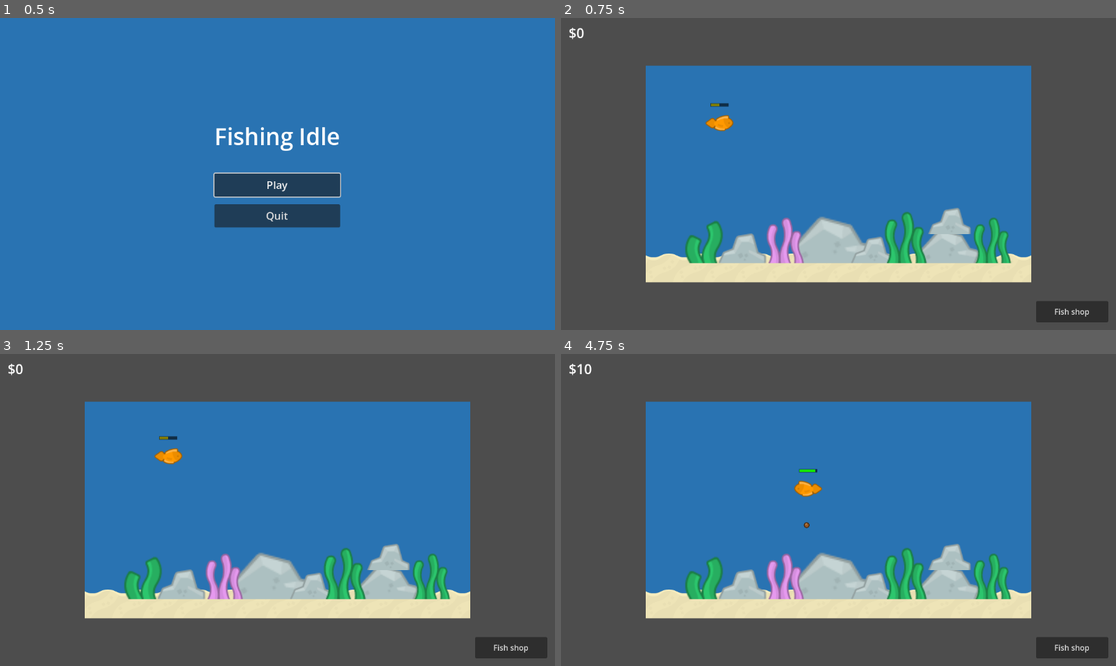
Above: before the commit, frames 1-4 (two rows, left to right).
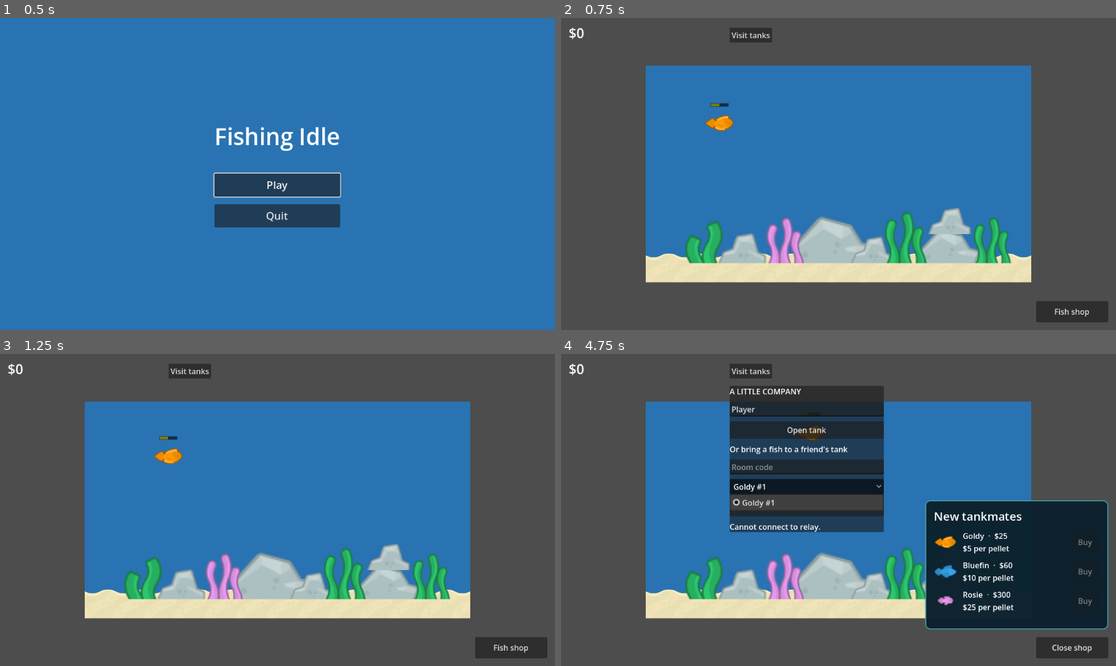
Above: after the commit, the same moments.

Repository: dilllxd/zachanddylangame
Game: Godot game, scene res://scenes/ui/TitleScreen.tscn
Two runs of this game, one before a commit and one after it. Both use one fixed random seed, a clock stepped at 60 frames per second and the inputs below.
Inputs (mouse positions are in pixels of both pictures, inside the frame that each line leads up to):
- Up to frame 1 (0.5 s): no input
- Up to frame 2 (0.75 s): click "Play" at 0.5 s
- Up to frame 3 (1.25 s): no input
- Up to frame 4 (4.75 s): click "Fish shop" at 1.25 s; click "Close shop" (after the commit: "Visit tanks") at 2 s; click (805, 428) at 2.75 s, where only the run after the commit has a clickable "Open tank"; click (805, 506) at 3.5 s, where only the run after the commit has a clickable "Visit with selected fish"; click (805, 488) at 4.25 s, where only the run after the commit has a clickable "Goldy #1"

Frame 1 is identical in both runs. In frame 2, 0.3% of the frame differs, in the area x 30-39%, y 3-8%; in frame 3, 0.3%; in frame 4, 27%, in the area x 2-99%, y 3-96%.

Commit message:
Add room-code tank visiting, guest feeding, tips and durable fish gifts

Diff:
--- a/autoload/GameState.gd
+++ b/autoload/GameState.gd
@@ -2,6 +2,10 @@
 extends Node
 
 var money: int = 0
+var tank_id: String = ""
+var gift_outbox: Dictionary = {}
+var gift_receipts: Dictionary = {}
+var player_name: String = "Player"
 
 func _ready() -> void:
 	Events.fish_fed.connect(_on_fish_fed)
--- /dev/null
+++ b/autoload/Net.gd
@@ -0,0 +1,347 @@
+extends Node
+## Room transport and host-authoritative simulation. No high-level RPC or remote code.
+signal changed
+const FISH := preload("res://scenes/fish/Fish.tscn")
+var relay_url := "ws://40.160.53.64:42067/"
+var mode := ""
+var code := ""
+var status := ""
+var socket: WebSocketPeer
+var _request: Dictionary = {}
+var _elapsed := 0.0
+var _snapshot_time := 0.0
+var _selected: Node
+var _guests: Dictionary = {}
+var _view: Node2D
+var _visuals: Dictionary = {}
+var _gift_wait := false
+var _host_id := ""
+var _retry_time := 0.0
+
+func _ready() -> void:
+	process_mode = Node.PROCESS_MODE_ALWAYS
+
+func tank() -> Node:
+	return get_tree().get_first_node_in_group("tank")
+
+func visiting() -> bool:
+	return mode == "visitor"
+
+func set_player_name(value: String) -> void:
+	GameState.player_name = value.strip_edges().left(24)
+	if GameState.player_name.is_empty():
+		GameState.player_name = "Player"
+	SaveManager.save_game()
+
+func open_tank() -> void:
+	if mode.is_empty() and tank() != null:
+		SaveManager.save_game()
+		_connect({"op": "host"}, "hosting")
+
+func visit(room: String, fish: Node) -> void:
+	if not mode.is_empty() or tank() == null:
+		return
+	var pending := not GameState.gift_outbox.is_empty()
+	if not pending and (not is_instance_valid(fish) or fish.get_parent() != tank().get_node("Fishes")):
+		return
+	_selected = fish
+	code = room.strip_edges().to_upper()
+	_connect({"op": "join", "code": code, "name": GameState.player_name,
+		"fish": {"data": GameState.gift_outbox.data if pending else fish.data.resource_path,
+		"fullness": 1.0 if pending else fish.fullness}}, "joining")
+
+func _connect(request: Dictionary, next_mode: String) -> void:
+	socket = WebSocketPeer.new()
+	_request = request
+	mode = next_mode
+	_elapsed = 0.0
+	status = "Connecting..."
+	if socket.connect_to_url(relay_url) != OK:
+		leave("Cannot connect to relay.")
+	changed.emit()
+
+func _send(message: Dictionary) -> void:
+	if socket != null and socket.get_ready_state() == WebSocketPeer.STATE_OPEN:
+		socket.send_text(JSON.stringify(message))
+
+func _to_guest(id: String, body: Dictionary) -> void:
+	_send({"op": "send", "to": id, "body": body})
+
+func _to_host(body: Dictionary) -> void:
+	_send({"op": "send", "body": body})
+
+func _process(delta: float) -> void:
+	if socket == null:
+		return
+	socket.poll()
+	_elapsed += delta
+	if socket.get_ready_state() == WebSocketPeer.STATE_OPEN:
+		if not _request.is_empty():
+			_send(_request)
+			_request = {}
+		while socket != null and socket.get_available_packet_count() > 0:
+			var message: Variant = JSON.parse_string(socket.get_packet().get_string_from_utf8())
+			if message is Dictionary:
+				_receive(message)
+	elif socket.get_ready_state() == WebSocketPeer.STATE_CLOSED:
+		leave("Disconnected. Back in your tank.")
+		return
+	if mode in ["joining", "hosting"] and _elapsed > 10.0:
+		leave("Connection timed out.")
+		return
+	if mode == "host":
+		if tank() == null:
+			leave()
+			return
+		_snapshot_time += delta
+		if _snapshot_time >= 0.1:
+			_snapshot_time = 0.0
+			_send({"op": "broadcast", "body": _snapshot()})
+	if visiting() and not GameState.gift_outbox.is_empty() and str(GameState.gift_outbox.get("host", "")) == _host_id:
+		_retry_time += delta
+		if _retry_time >= 1.0:
+			_retry_time = 0.0
+			_to_host({"op": "gift", "transfer": GameState.gift_outbox})
+	if visiting() and is_instance_valid(_view) and not get_tree().paused:
+		for visual in _visuals.values():
+			visual.position = visual.position.lerp(visual.get_meta("target"), minf(delta * 15.0, 1.0))
+
+func _receive(m: Dictionary) -> void:
+	match str(m.get("op", "")):
+		"hosted":
+			mode = "host"
+			code = str(m.get("code", ""))
+			status = "Tank open · " + code
+		"joined":
+			mode = "visitor"
+			status = "Visiting · " + code
+			_host_id = ""
+			_show_visit()
+		"arrival":
+			if mode == "host":
+				_arrival(m)
+		"departure":
+			_remove_guest(str(m.get("id", "")))
+		"message":
+			if mode == "host" and m.get("body") is Dictionary:
+				_host_message(str(m.get("id", "")), m.body)
+		"snapshot":
+			if visiting():
+				_render(m)
+		"earn":
+			if visiting() and m.get("amount") is float and is_finite(m.amount) and m.amount >= 0 and m.amount <= 10000:
+				GameState.add_money(int(m.amount))
+				SaveManager.save_game()
+		"gift_ack":
+			if visiting() and str(m.get("id", "")) == str(GameState.gift_outbox.get("id", "!")):
+				GameState.gift_outbox = {}
+				_gift_wait = false
+				SaveManager.save_game()
+				status = "Fish gifted!"
+		"closed", "error":
+			leave("Room error: " + str(m.get("code", "unknown")) if m.get("op") == "error" else "Tank closed. Back in your tank.")
+	changed.emit()
+
+func fish_data(path: Variant) -> FishData:
+	# Only shipped catalog resources. Never load arbitrary peer-supplied resources/scripts.
+	if not path is String or not path.begins_with("res://data/fish/") or "/" in path.trim_prefix("res://data/fish/") or not path.ends_with(".tres"):
+		return null
+	if not ResourceLoader.exists(path):
+		return null
+	return load(path) as FishData
+
+func _arrival(m: Dictionary) -> void:
+	var id := str(m.get("id", ""))
+	if _guests.has(id) or not m.get("fish") is Dictionary:
+		return
+	var data := fish_data(m.fish.get("data"))
+	if data == null:
+		return
+	var fish := FISH.instantiate()
+	fish.data = data
+	fish.set_meta("visitor", id)
+	fish.position = tank().navigator.random_open_point()
+	tank().get_node("Fishes").add_child(fish)
+	var fullness: Variant = m.fish.get("fullness", 1.0)
+	if SaveManager._number(fullness):
+		fish.fullness = clampf(float(fullness), 0.0, 1.0)
+	var label := Label.new()
+	label.text = str(m.get("name", "Player")).left(24)
+	label.position = Vector2(-32, -44)
+	fish.add_child(label)
+	_guests[id] = {"fish": fish, "name": label.text, "last_food": -1000}
+	_to_guest(id, _snapshot())
+
+func _remove_guest(id: String) -> void:
+	if not _guests.has(id):
+		return
+	var fish: Node = _guests[id].fish
+	if is_instance_valid(fish) and fish.has_meta("visitor"):
+		fish.get_parent().remove_child(fish)
+		fish.queue_free()
+	_guests.erase(id)
+
+func _host_message(id: String, body: Dictionary) -> void:
+	if not _guests.has(id) or tank() == null:
+		return
+	match str(body.get("op", "")):
+		"food":
+			if get_tree().paused or Time.get_ticks_msec() - _guests[id].last_food < 150:
+				return
+			var pos: Variant = body.get("position")
+			if not pos is Array or pos.size() != 2 or not SaveManager._number(pos[0]) or not SaveManager._number(pos[1]):
+				return
+			var point := Vector2(pos[0], pos[1])
+			if not tank().bounds.has_point(point):
+				return
+			_guests[id].last_food = Time.get_ticks_msec()
+			tank().drop_food(point, null, 1.0, id)
+		"gift":
+			var transfer: Variant = body.get("transfer")
+			if not transfer is Dictionary or str(transfer.get("host", "")) != GameState.tank_id:
+				return
+			var transaction := str(transfer.get("id", ""))
+			if transaction.length() != 32:
+				return
+			if GameState.gift_receipts.has(transaction):
+				_clear_guest_fish(id)
+				_to_guest(id, {"op": "gift_ack", "id": transaction})
+				return
+			var data := fish_data(transfer.get("data"))
+			if data == null:
+				return
+			var fish := FISH.instantiate()
+			fish.data = data
+			fish.position = tank().navigator.random_open_point()
+			tank().get_node("Fishes").add_child(fish)
+			GameState.gift_receipts[transaction] = true
+			SaveManager.save_game()
+			if not SaveManager.last_save_ok:
+				GameState.gift_receipts.erase(transaction)
+				fish.get_parent().remove_child(fish)
+				fish.queue_free()
+				return
+			# The visiting copy disappears; the new permanent fish belongs to the host.
+			_clear_guest_fish(id)
+			_to_guest(id, {"op": "gift_ack", "id": transaction})
+
+func _clear_guest_fish(id: String) -> void:
+	var guest: Node = _guests[id].fish
+	if is_instance_valid(guest) and guest.has_meta("visitor"):
+		guest.get_parent().remove_child(guest)
+		guest.queue_free()
+	_guests[id].fish = null
+
+func payout(fish: Node, amount: int, feeder: String) -> void:
+	var owner := str(fish.get_meta("visitor", ""))
+	if mode == "host" and not owner.is_empty():
+		_to_guest(owner, {"op": "earn", "amount": amount})
+	else:
+		Events.fish_fed.emit(fish, amount)
+		if mode == "host" and not feeder.is_empty():
+			_to_guest(feeder, {"op": "earn", "amount": roundi(amount * 0.2)})
+
+func request_food(point: Vector2) -> void:
+	_to_host({"op": "food", "position": [point.x, point.y]})
+
+func gift() -> void:
+	if not visiting() or not is_instance_valid(_selected) or _host_id.is_empty() or not GameState.gift_outbox.is_empty():
+		return
+	var fish: Node = _selected
+	var parent := fish.get_parent()
+	var transfer := {"id": Crypto.new().generate_random_bytes(16).hex_encode(),
+		"host": _host_id, "data": fish.data.resource_path}
+	# Durable outbox: remove locally and save BEFORE asking host to commit.
+	parent.remove_child(fish)
+	GameState.gift_outbox = transfer
+	SaveManager.save_game()
+	if not SaveManager.last_save_ok:
+		GameState.gift_outbox = {}
+		parent.add_child(fish)
+		status = "Could not save. Gift cancelled."
+		changed.emit()
+		return
+	fish.queue_free()
+	_selected = null
+	_gift_wait = true
+	_to_host({"op": "gift", "transfer": transfer})
+	status = "Sending gift..."
+	changed.emit()
+
+func _snapshot() -> Dictionary:
+	var fishes: Array = []
+	var pellets: Array = []
+	for fish in tank().get_node("Fishes").get_children():
+		fishes.append({"id": str(fish.get_instance_id()), "data": fish.data.resource_path,
+			"position": [fish.position.x, fish.position.y], "flip": fish.get_node("Sprite2D").flip_h,
+			"name": str(_guests.get(str(fish.get_meta("visitor", "")), {}).get("name", ""))})
+	for food in tank().get_node("Food").get_children():
+		if not food.is_queued_for_deletion():
+			pellets.append({"id": "p" + str(food.get_instance_id()), "position": [food.position.x, food.position.y]})
+	return {"op": "snapshot", "host": GameState.tank_id, "fish": fishes, "food": pellets}
+
+func _show_visit() -> void:
+	SaveManager.save_game()
+	for path in ["Fishes", "Food"]:
+		tank().get_node(path).hide()
+		tank().get_node(path).process_mode = Node.PROCESS_MODE_DISABLED
+	_view = Node2D.new()
+	tank().add_child(_view)
+
+func _render(m: Dictionary) -> void:
+	_host_id = str(m.get("host", ""))
+	if not is_instance_valid(_view) or not m.get("fish") is Array or not m.get("food") is Array:
+		return
+	var seen: Dictionary = {}
+	for entry in m.fish + m.food:
+		if not entry is Dictionary or not entry.get("position") is Array or entry.position.size() != 2:
+			continue
+		if not SaveManager._number(entry.position[0]) or not SaveManager._number(entry.position[1]):
+			continue
+		var id := str(entry.get("id", ""))
+		seen[id] = true
+		var point := Vector2(entry.position[0], entry.position[1])
+		if not _visuals.has(id):
+			var sprite := Sprite2D.new()
+			if id.begins_with("p"):
+				sprite.texture = preload("res://assets/food/pellet.png")
+			else:
+				var data := fish_data(entry.get("data"))
+				if data == null:
+					continue
+				sprite.texture = data.sprite
+				var label := Label.new()
+				label.text = str(entry.get("name", "")).left(24)
+				label.position = Vector2(-32, -44)
+				sprite.add_child(label)
+			sprite.position = point
+			_view.add_child(sprite)
+			_visuals[id] = sprite
+		_visuals[id].set_meta("target", point)
+		_visuals[id].flip_h = bool(entry.get("flip", false))
+	for id in _visuals.keys():
+		if not seen.has(id):
+			_visuals[id].queue_free()
+			_visuals.erase(id)
+
+func leave(message: String = "Back in your tank.") -> void:
+	if socket != null:
+		socket.close()
+		socket = null
+	for id in _guests.keys():
+		_remove_guest(id)
+	if is_instance_valid(_view):
+		_view.queue_free()
+	_view = null
+	_visuals.clear()
+	if visiting() and tank() != null:
+		for path in ["Fishes", "Food"]:
+			tank().get_node(path).show()
+			tank().get_node(path).process_mode = Node.PROCESS_MODE_INHERIT
+	mode = ""
+	code = ""
+	_selected = null
+	_gift_wait = false
+	status = message
+	SaveManager.save_game()
+	changed.emit()
--- a/autoload/SaveManager.gd
+++ b/autoload/SaveManager.gd
@@ -5,6 +5,7 @@
 
 # Tests can disable all disk access before instantiating Main.
 var enabled := true
+var last_save_ok := false
 var _loading := false
 var _timer: Timer
 
@@ -28,6 +29,7 @@
 		get_tree().quit()
 
 func save_game() -> void:
+	last_save_ok = false
 	if not enabled or _loading:
 		return
 	var tank := get_tree().get_first_node_in_group("tank")
@@ -37,6 +39,8 @@
 	_timer.stop()
 	var fish_records: Array = []
 	for fish in tank.get_node("Fishes").get_children():
+		if fish.has_meta("visitor"):
+			continue
 		if fish.data == null or fish.data.resource_path.is_empty():
 			push_warning("Cannot save fish without a FishData resource path.")
 			return
@@ -45,10 +49,16 @@
 			"fullness": fish.fullness,
 			"position": [fish.position.x, fish.position.y],
 		})
+	if GameState.tank_id.is_empty():
+		GameState.tank_id = Crypto.new().generate_random_bytes(16).hex_encode()
 	var record := {
 		"version": 1,
+		"tank_id": GameState.tank_id,
+		"gift_outbox": GameState.gift_outbox,
+		"gift_receipts": GameState.gift_receipts,
 		"saved_at": int(Time.get_unix_time_from_system()),
 		"money": GameState.money,
+		"player_name": GameState.player_name,
 		"fish": fish_records,
 	}
 	# Replace only after the complete JSON has been written successfully.
@@ -62,6 +72,8 @@
 	file.close()
 	if error != OK or DirAccess.rename_absolute(SAVE_PATH + ".tmp", SAVE_PATH) != OK:
 		push_warning("Could not finish saving game.")
+		return
+	last_save_ok = true
 
 # Called by Tank once its children are ready. False means use default Goldy.
 func load_tank(tank: Node2D) -> bool:
@@ -95,7 +107,11 @@
 			return false
 		resources.append(data)
 	_loading = true
+	GameState.tank_id = str(record.get("tank_id", ""))
+	GameState.gift_outbox = record.get("gift_outbox", {}) if record.get("gift_outbox", {}) is Dictionary else {}
+	GameState.gift_receipts = record.get("gift_receipts", {}) if record.get("gift_receipts", {}) is Dictionary else {}
 	GameState.money = int(record.money)
+	GameState.player_name = str(record.get("player_name", "Player")).left(24)
 	for i in record.fish.size():
 		var entry: Dictionary = record.fish[i]
 		var fish := FISH_SCENE.instantiate()
--- a/project.godot
+++ b/project.godot
@@ -20,6 +20,8 @@
 GameState="*uid://cc610u18gtf2m"
 SaveManager="*uid://m3rmubi2ii5q"
 
+Net="*res://autoload/Net.gd"
+
 [editor_plugins]
 
 enabled=PackedStringArray()
--- a/scenes/fish/Fish.gd
+++ b/scenes/fish/Fish.gd
@@ -68,8 +68,9 @@
 func eat(pellet: Node2D) -> void:
 	hunger.feed(pellet.nutrition())
 	var payout := roundi((data.pellet_value if data else 5) * pellet.payout_mult)
+	var feeder: String = pellet.feeder
 	pellet.eat()
 	bar.show_after_eating()
 	seeker.food_target = null
-	Events.fish_fed.emit(self, payout)
+	Net.payout(self, payout, feeder)
 	movement.pick_wander_target()
--- a/scenes/food/FoodPellet.gd
+++ b/scenes/food/FoodPellet.gd
@@ -1,6 +1,7 @@
 extends Node2D
 
 @export var sink_speed: float = 30.0
+var feeder: String = ""
 var food: FoodData
 var floor_y: float = 410.0  # set by Tank on spawn
 ## 1.0 = manual click, autofeeder will drop pellets with a lower multiplier
--- a/scenes/main/Main.tscn
+++ b/scenes/main/Main.tscn
@@ -4,6 +4,7 @@
 [ext_resource type="PackedScene" path="res://scenes/ui/HUD.tscn" id="2"]
 [ext_resource type="PackedScene" path="res://scenes/ui/PauseMenu.tscn" id="3"]
 [ext_resource type="PackedScene" path="res://scenes/ui/Shop.tscn" id="4"]
+[ext_resource type="PackedScene" path="res://scenes/ui/VisitMenu.tscn" id="5"]
 
 [node name="Main" type="Node" unique_id=101686412]
 
@@ -18,4 +19,6 @@
 
 [node name="Shop" parent="UI" unique_id=1250213258 instance=ExtResource("4")]
 
+[node name="VisitMenu" parent="UI" unique_id=1886720520 instance=ExtResource("5")]
+
 [node name="PauseMenu" parent="UI" unique_id=897635127 instance=ExtResource("3")]
--- a/scenes/tank/Tank.gd
+++ b/scenes/tank/Tank.gd
@@ -27,13 +27,17 @@
 	if event is InputEventMouseButton and event.pressed and event.button_index == MOUSE_BUTTON_LEFT:
 		var p := to_local(get_global_mouse_position())
 		if navigator.is_open(p):
-			drop_food(p)
+			if Net.visiting():
+				Net.request_food(p)
+			else:
+				drop_food(p)
 			get_viewport().set_input_as_handled()
 
-func drop_food(p: Vector2, food: FoodData = null, payout_mult: float = 1.0) -> void:
+func drop_food(p: Vector2, food: FoodData = null, payout_mult: float = 1.0, feeder: String = "") -> void:
 	var pellet = pellet_scene.instantiate()
 	pellet.position = p
 	pellet.food = food
+	pellet.feeder = feeder
 	pellet.payout_mult = payout_mult
 	pellet.floor_y = floor_at(p.x, p.y)
 	$Food.add_child(pellet)
@@ -41,6 +45,8 @@
 
 
 func _on_fish_bought(data: FishData) -> void:
+	if Net.visiting():
+		return
 	var fish := preload("res://scenes/fish/Fish.tscn").instantiate()
 	fish.data = data
 	fish.position = navigator.random_open_point()
--- a/scenes/ui/PauseMenu.gd
+++ b/scenes/ui/PauseMenu.gd
@@ -20,11 +20,13 @@
 	set_paused(false)
 
 func _on_title_pressed() -> void:
+	Net.leave()
 	SaveManager.save_game()
 	set_paused(false)
 	get_tree().change_scene_to_file("res://scenes/ui/TitleScreen.tscn")
 
 func _on_quit_pressed() -> void:
+	Net.leave()
 	SaveManager.save_game()
 	get_tree().paused = false
 	get_tree().quit()
--- a/scenes/ui/Shop.gd
+++ b/scenes/ui/Shop.gd
@@ -22,7 +22,7 @@
 
 func _process(_delta: float) -> void:
 	# Always processing keeps this hidden throughout pause, including external pauses.
-	visible = not get_tree().paused
+	visible = not get_tree().paused and not Net.visiting()
 
 func _toggle() -> void:
 	if not get_tree().paused:
@@ -56,7 +56,7 @@
 		_buttons[i].disabled = total < catalog[i].price
 
 func _buy(data: FishData) -> void:
-	if get_tree().paused or not catalog.has(data):
+	if get_tree().paused or Net.visiting() or not catalog.has(data):
 		return
 	if GameState.spend(data.price):
 		Events.fish_bought.emit(data)
--- /dev/null
+++ b/scenes/ui/VisitMenu.gd
@@ -0,0 +1,112 @@
+extends Control
+## Compact dock; selected fish is the one you bring and can permanently gift.
+var panel: PanelContainer
+var name_edit: LineEdit
+var room_edit: LineEdit
+var choices: OptionButton
+var state: Label
+var owned: Array[Node] = []
+var host_button: Button
+var join_button: Button
+var leave_button: Button
+var gift_button: Button
+var confirmation: ConfirmationDialog
+
+func _ready() -> void:
+	process_mode = Node.PROCESS_MODE_ALWAYS
+	mouse_filter = Control.MOUSE_FILTER_IGNORE
+	var toggle := Button.new()
+	toggle.text = "Visit tanks"
+	toggle.position = Vector2(350, 20)
+	toggle.pressed.connect(_toggle)
+	add_child(toggle)
+	panel = PanelContainer.new()
+	panel.position = Vector2(350, 66)
+	panel.custom_minimum_size = Vector2(320, 0)
+	var box := VBoxContainer.new()
+	box.add_theme_constant_override("separation", 10)
+	panel.add_child(box)
+	var title := Label.new()
+	title.text = "A LITTLE COMPANY"
+	box.add_child(title)
+	name_edit = LineEdit.new()
+	name_edit.placeholder_text = "Your name"
+	name_edit.max_length = 24
+	name_edit.text = GameState.player_name
+	name_edit.text_submitted.connect(func(value: String): Net.set_player_name(value))
+	box.add_child(name_edit)
+	host_button = _button(box, "Open tank", _host)
+	var hint := Label.new()
+	hint.text = "Or bring a fish to a friend's tank"
+	box.add_child(hint)
+	room_edit = LineEdit.new()
+	room_edit.placeholder_text = "Room code"
+	room_edit.max_length = 12
+	box.add_child(room_edit)
+	choices = OptionButton.new()
+	box.add_child(choices)
+	join_button = _button(box, "Visit with selected fish", _join)
+	gift_button = _button(box, "Gift brought fish...", func(): confirmation.popup_centered())
+	leave_button = _button(box, "Leave / close tank", func(): Net.leave())
+	state = Label.new()
+	state.autowrap_mode = TextServer.AUTOWRAP_WORD_SMART
+	state.custom_minimum_size.x = 300
+	box.add_child(state)
+	add_child(panel)
+	panel.hide()
+	confirmation = ConfirmationDialog.new()
+	confirmation.dialog_text = "Give your brought fish to this host permanently?"
+	confirmation.confirmed.connect(func(): Net.gift())
+	add_child(confirmation)
+	Net.changed.connect(_refresh)
+	_refresh()
+
+func _button(box: VBoxContainer, text: String, action: Callable) -> Button:
+	var button := Button.new()
+	button.text = text
+	button.custom_minimum_size.y = 36
+	button.pressed.connect(action)
+	box.add_child(button)
+	return button
+
+func _process(_delta: float) -> void:
+	visible = not get_tree().paused
+	if get_tree().paused:
+		confirmation.hide()
+
+func _toggle() -> void:
+	if get_tree().paused:
+		return
+	panel.visible = not panel.visible
+	if panel.visible:
+		owned.clear()
+		choices.clear()
+		var tank := Net.tank()
+		if tank != null:
+			for fish in tank.get_node("Fishes").get_children():
+				if not fish.has_meta("visitor"):
+					owned.append(fish)
+					choices.add_item("%s #%d" % [fish.data.name, owned.size()])
+		_refresh()
+
+func _host() -> void:
+	Net.set_player_name(name_edit.text)
+	Net.open_tank()
+
+func _join() -> void:
+	if not GameState.gift_outbox.is_empty():
+		Net.set_player_name(name_edit.text)
+		Net.visit(room_edit.text, null)
+	elif choices.selected >= 0 and choices.selected < owned.size():
+		Net.set_player_name(name_edit.text)
+		Net.visit(room_edit.text, owned[choices.selected])
+
+func _refresh() -> void:
+	state.text = Net.status
+	if not GameState.gift_outbox.is_empty():
+		state.text += "\nPending gift saved. Revisit its host to finish delivery."
+	host_button.disabled = not Net.mode.is_empty()
+	join_button.disabled = not Net.mode.is_empty() or (owned.is_empty() and GameState.gift_outbox.is_empty())
+	gift_button.visible = Net.visiting()
+	gift_button.disabled = Net._selected == null or not GameState.gift_outbox.is_empty()
+	leave_button.visible = not Net.mode.is_empty()
--- /dev/null
+++ b/scenes/ui/VisitMenu.tscn
@@ -0,0 +1,13 @@
+[gd_scene format=3 uid="uid://bkhkhkuttrp3b"]
+
+[ext_resource type="Script" path="res://scenes/ui/VisitMenu.gd" id="1"]
+
+[node name="VisitMenu" type="Control" unique_id=1963820991]
+layout_mode = 3
+anchors_preset = 15
+anchor_right = 1.0
+anchor_bottom = 1.0
+grow_horizontal = 2
+grow_vertical = 2
+mouse_filter = 2
+script = ExtResource("1")
Not shown, added: autoload/Net.gd.uid
Not shown, added: scenes/ui/VisitMenu.gd.uid
Not shown, added: docs/Relay.md
Not shown, added: docs/Visiting.md
